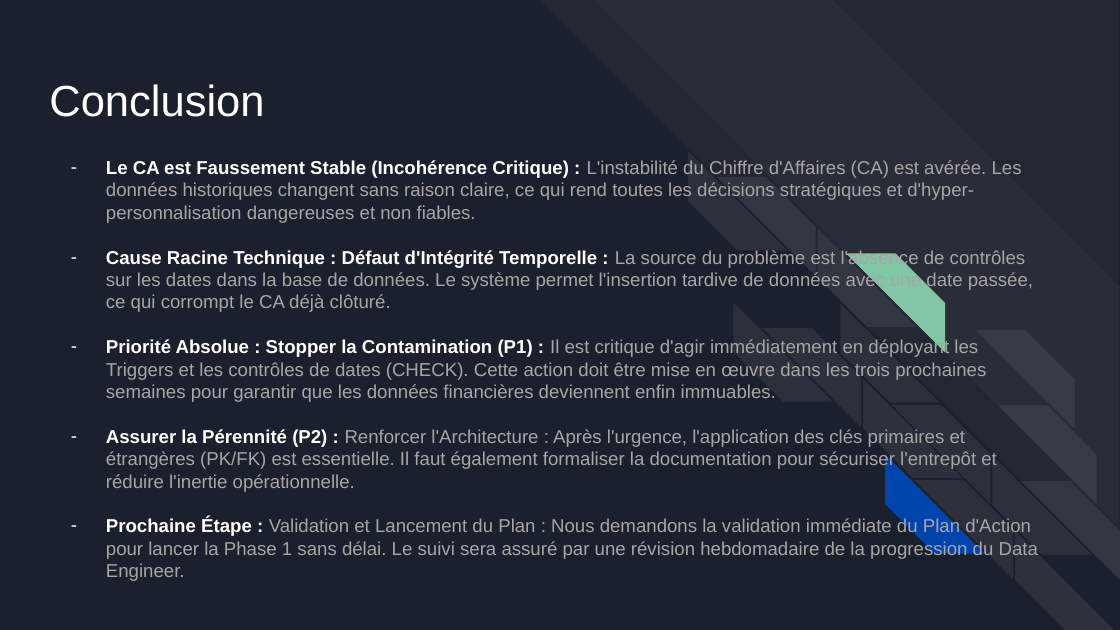
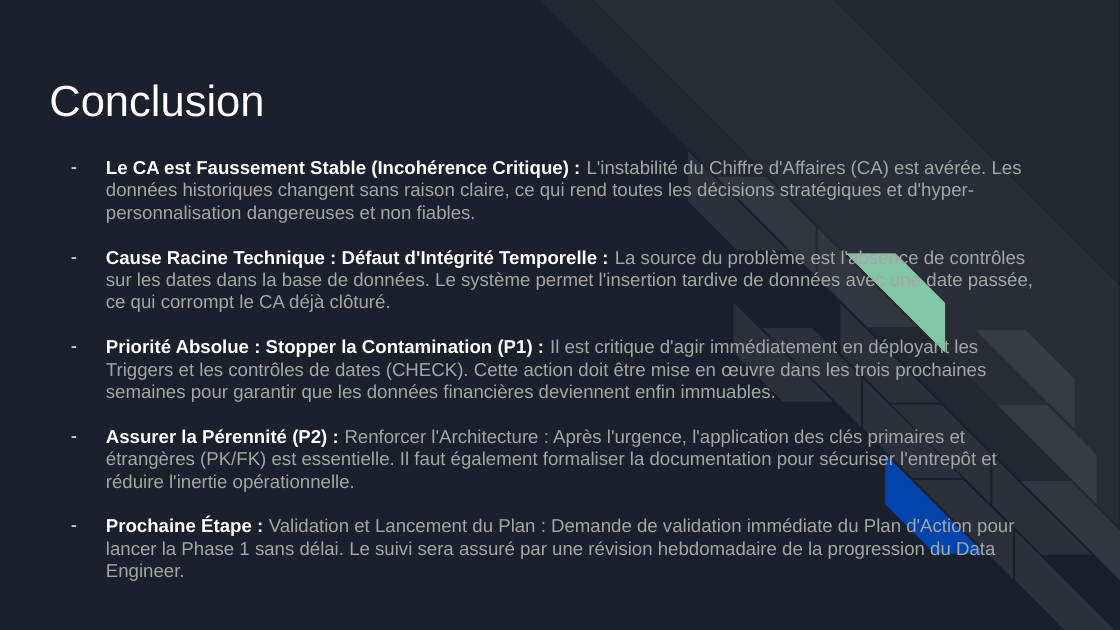
Before and after one commit to merais/formation, a slide deck: slide 20 of P4_Auditez_un_environnement_de_donnees_bailleul_aymeric/P4_Auditez_un_environnement_de_donnees_bailleul_aymeric/ABAI_P4_01_presentation_POC.pptx. Drawn at 1120x630 pixels with LibreOffice and Linux fonts; fonts in the diff are those of the drawing. Boxes give left, top, right and bottom in pixels: in the first picture for what was removed or moved away, otherwise in the second. Text is boxed around its words. In the diff, an @@ line names an element or a change of style, - is before the commit and + after.

Commit message:
Save all changes.

```diff
--- a/P4_Auditez_un_environnement_de_donnees_bailleul_aymeric/P4_Auditez_un_environnement_de_donnees_bailleul_aymeric/ABAI_P4_01_presentation_POC.pptx
+++ b/P4_Auditez_un_environnement_de_donnees_bailleul_aymeric/P4_Auditez_un_environnement_de_donnees_bailleul_aymeric/ABAI_P4_01_presentation_POC.pptx
@@ text at <box>106,518,1014,581</box>: text changed @@
-– Prochaine Étape : Validation et Lancement du Plan : Nous demandons la validation immédiate du Plan d'Action pour lancer la Phase 1 sans délai. Le suivi sera assuré par une révision hebdomadaire de la progression du Data Engineer.
+– Prochaine Étape : Validation et Lancement du Plan : Demande de validation immédiate du Plan d'Action pour lancer la Phase 1 sans délai. Le suivi sera assuré par une révision hebdomadaire de la progression du Data Engineer.
```
Also in this commit, not shown: 3 other slides changed.
